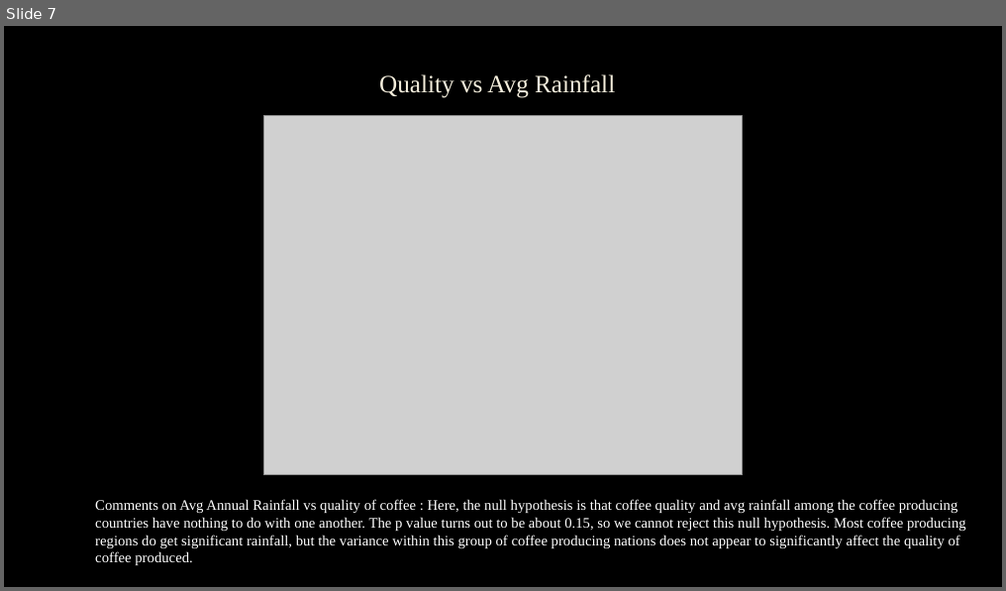
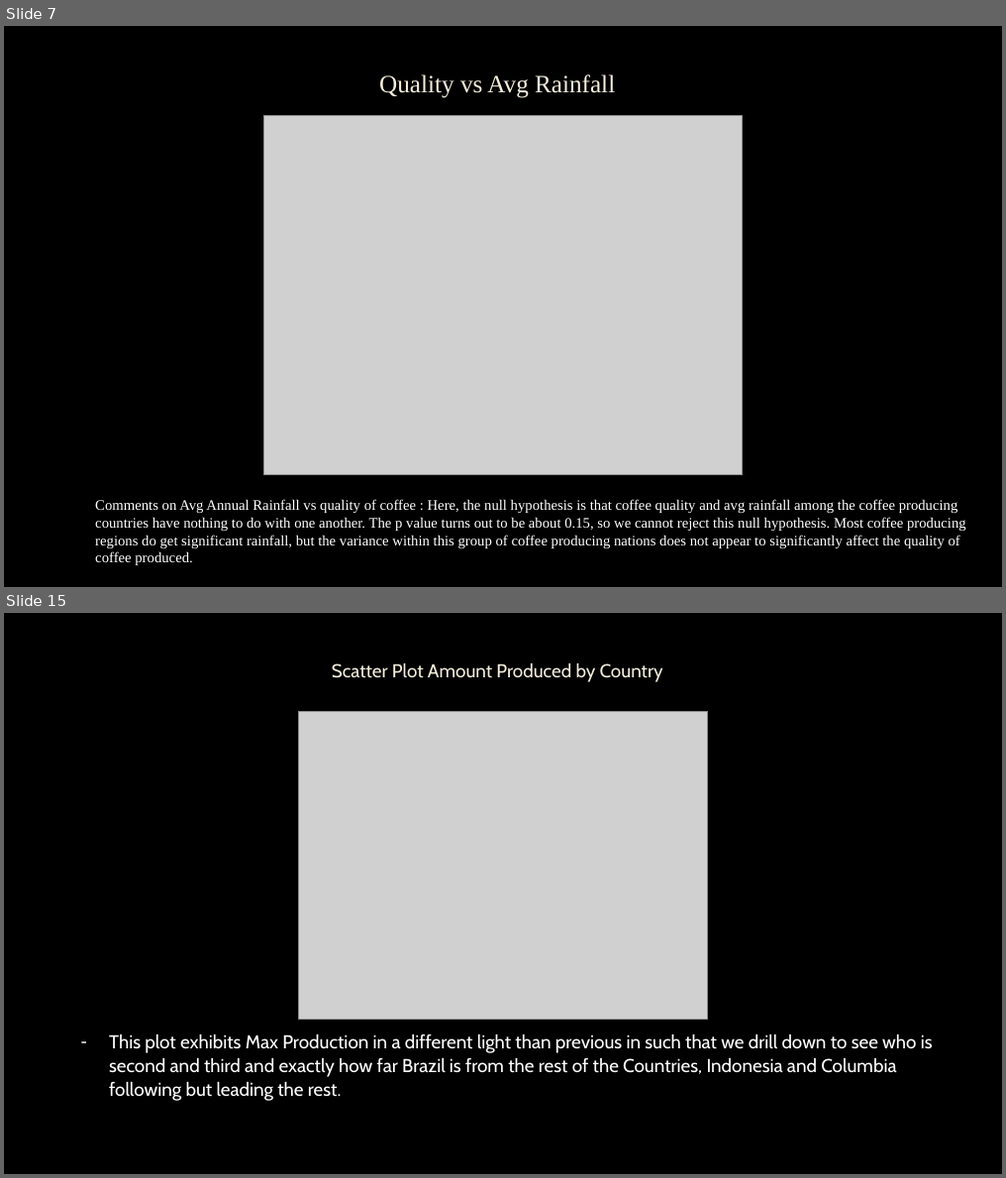
Before and after one commit to colinroberts-data-analytics-portfolio/project1, a slide deck: A Study of Coffee Production.pptx. Shown one above the other, each under a label of ours: slide 7 before the commit, slides 7 and 15 after it; the slides between them are not shown. The pictures are 1006x591 and 1006x1178 pixels, drawn with LibreOffice and Linux fonts; fonts in the diff are those of the drawing; grey boxes stand for pictures; background and template pictures are left out. Boxes give left, top, right and bottom in pixels: in the first picture for what was removed or moved away, otherwise in the second. Text is boxed around its words. In the diff, an @@ line names an element or a change of style, - is before the commit and + after.

```diff
--- a/A Study of Coffee Production.pptx
+++ b/A Study of Coffee Production.pptx
@@ slide 15 added at (4, 613, 1002, 1174), background picture (left out) @@
@@ title added at (332, 663, 663, 682), 18 pt, text #F4EEDC @@
+Scatter Plot Amount Produced by Country
@@ picture added at (298, 712, 708, 1019) @@
@@ text added at (109, 1034, 933, 1101), 18 pt, text #FFFFFF @@
+– This plot exhibits Max Production in a different light than previous in such that we drill down to see who is second and third and exactly how far Brazil is from the rest of the Countries, Indonesia and Columbia following but leading the rest.
```
Also in this commit, not shown: 1 slide changed, 10 other slides added.
